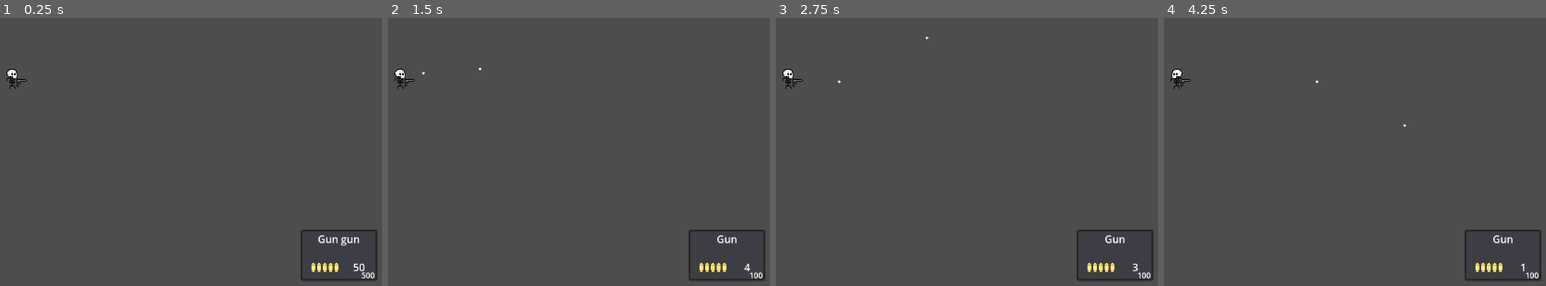
Above: before the commit, frames 1-4 (left to right).
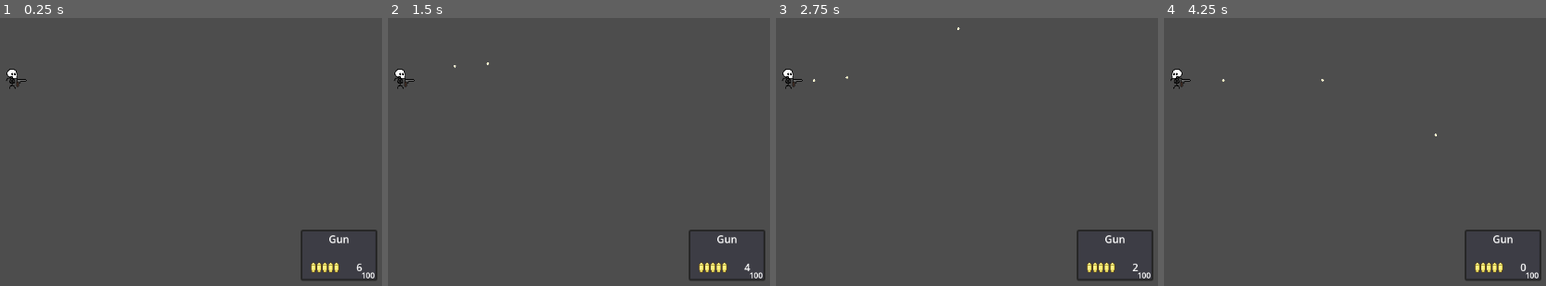
Above: after the commit, the same moments.

Repository: Matobro/bulletskeles
Game: Godot game, scene res://Characters/Player/Player.tscn
Two runs of this game, one before a commit and one after it. Both use one fixed random seed, a clock stepped at 60 frames per second and the inputs below. The project has no main scene, so this scene is started directly.
Inputs (mouse positions are in pixels of both pictures, inside the frame that each line leads up to):
- Up to frame 1 (0.25 s): no input
- Up to frame 2 (1.5 s): tap Enter at 0.5 s; move the mouse to (563, 58) at 0.52 s; press the mouse at (563, 58) at 0.53 s; hold D (right) 0.53-1.28 s; tap Space at 1.25 s; move the mouse to (outside the picture) at 1.27 s; release the mouse at (outside the picture) at 1.28 s; hold S (down) from 1.28 s (still down); click (outside the picture) at 1.35 s
- Up to frame 3 (2.75 s): tap Enter at 2 s; move the mouse to (outside the picture) at 2.02 s; release S (down) at 2.03 s; press the mouse at (outside the picture) at 2.03 s; hold D (right) from 2.03 s (still down)
- Up to frame 4 (4.25 s): tap Space at 2.75 s; move the mouse to (outside the picture) at 2.77 s; release D (right) at 2.78 s; release the mouse at (outside the picture) at 2.78 s; hold W (up) 2.78-3.53 s; click (outside the picture) at 2.85 s; tap Enter at 3.5 s; move the mouse to (1397, 141) at 3.52 s; press the mouse at (1397, 141) at 3.53 s; hold A (left) from 3.53 s (still down)

The runs differ from the first frame. In frame 1, 0.3% of the frame differs, in the area x 83-96%, y 81-98%; in frame 2, less than 0.1%; in frame 3, less than 0.1%; in frame 4, less than 0.1%.

Commit message:
+smg +shotgun

Diff:
--- a/Characters/Player/Player.gd
+++ b/Characters/Player/Player.gd
@@ -14,11 +14,22 @@
 func _ready():
 	setup_player()
 	add_test_gun()
+	update_weapon_ui()
 
 func add_test_gun():
 	inventory.append({
 		"scene": preload("res://Weapons/Gun.tscn"),
 		"stats": preload("res://WeaponStats/Gun.tres")
+	})
+
+	inventory.append({
+		"scene": preload("res://Weapons/Smg.tscn"),
+		"stats": preload("res://WeaponStats/Smg.tres")
+	})
+
+	inventory.append({
+		"scene": preload("res://Weapons/Shotgun.tscn"),
+		"stats": preload("res://WeaponStats/Shotgun.tres")
 	})
 
 	equip_weapon(0)
@@ -32,11 +43,15 @@
 
 	weapon_ui = $CanvasLayer/UI/WeaponPanel
 
+func change_weapon(dir):
+	if inventory.size() <= 1: return
+
+	var temp_index = (current_index + dir) % inventory.size()
+
+	equip_weapon(temp_index)
+
 func equip_weapon(index: int):
 	if current_weapon:
-		if is_connected("ammo_changed", update_weapon_ui()):
-			disconnect("ammo_changed", update_weapon_ui())
-
 		current_weapon.queue_free()
 
 	current_index = index
@@ -45,11 +60,13 @@
 
 	current_weapon = data["scene"].instantiate()
 	current_weapon.stats = data["stats"]
+	current_weapon.setup_weapon()
 
 	$Player/WeaponSlot.add_child(current_weapon)
 	current_weapon.position = $Player/WeaponPoint.position
 
 	current_weapon.player = self
+	update_weapon_ui()
 
 func update_weapon_ui():
 	weapon_ui.update_weapon(current_weapon)
--- a/Characters/Player/PlayerInput.gd
+++ b/Characters/Player/PlayerInput.gd
@@ -6,6 +6,10 @@
 
 func initialize_input(player_ref):
 	player = player_ref
+
+func _process(_delta):
+	if Input.is_action_pressed("shoot"):
+		player.current_weapon.call_shoot()
 
 func _input(event):
 	if !player.current_weapon: return
@@ -23,5 +27,7 @@
 		else:
 			player.current_weapon.scale.y = 1
 
-	if event.is_action_pressed("shoot"):
-		player.current_weapon.call_shoot()
+	if event.is_action_pressed("l1"):
+		player.change_weapon(-1)
+	if event.is_action_pressed("r1"):
+		player.change_weapon(1)
--- a/UI/WeaponUI.gd
+++ b/UI/WeaponUI.gd
@@ -23,7 +23,7 @@
     update_magazine()
 
 func update_name():
-    weapon_text.text = weapon.name
+    weapon_text.text = weapon_stats.weapon_name
 
 func update_ammo():
     ammo_text.text = str(weapon_stats.ammo)
--- a/WeaponStats/Gun.tres
+++ b/WeaponStats/Gun.tres
@@ -5,6 +5,8 @@
 
 [resource]
 script = ExtResource("1_5gamc")
+fire_rate = 0.5
+spread = 5.0
 bullet_speed = 200.0
 projectile_scene = ExtResource("1_ox3k6")
 metadata/_custom_type_script = "uid://bwaghql1aw5m"
--- /dev/null
+++ b/WeaponStats/Shotgun.tres
@@ -0,0 +1,18 @@
+[gd_resource type="Resource" script_class="WeaponStats" load_steps=3 format=3 uid="uid://f0kip74j05wm"]
+
+[ext_resource type="PackedScene" uid="uid://jf3ftxkv07yb" path="res://Projectiles/Bullet.tscn" id="1_bnfw7"]
+[ext_resource type="Script" uid="uid://bwaghql1aw5m" path="res://Weapons/Data/WeaponStats.gd" id="1_gj8s7"]
+
+[resource]
+script = ExtResource("1_gj8s7")
+weapon_name = "Shotgun"
+fire_rate = 0.5
+projectiles = 3
+bullet_usage = 3
+magazine_size = 3
+current_magazine = 3
+reload_time = 0.5
+spread = 20.0
+bullet_speed = 350.0
+projectile_scene = ExtResource("1_bnfw7")
+metadata/_custom_type_script = "uid://bwaghql1aw5m"
--- /dev/null
+++ b/WeaponStats/Smg.tres
@@ -0,0 +1,15 @@
+[gd_resource type="Resource" script_class="WeaponStats" load_steps=3 format=3 uid="uid://bk5yj516r1on3"]
+
+[ext_resource type="PackedScene" uid="uid://jf3ftxkv07yb" path="res://Projectiles/Bullet.tscn" id="1_5ivpq"]
+[ext_resource type="Script" uid="uid://bwaghql1aw5m" path="res://Weapons/Data/WeaponStats.gd" id="1_ncgc6"]
+
+[resource]
+script = ExtResource("1_ncgc6")
+weapon_name = "Uzi"
+magazine_size = 12
+current_magazine = 12
+reload_time = 2.0
+spread = 15.0
+bullet_speed = 250.0
+projectile_scene = ExtResource("1_5ivpq")
+metadata/_custom_type_script = "uid://bwaghql1aw5m"
--- a/Weapons/Data/Weapon.gd
+++ b/Weapons/Data/Weapon.gd
@@ -2,6 +2,7 @@
 
 class_name Weapon
 
+var barrel
 var stats: WeaponStats
 var player: Player
 
@@ -9,6 +10,10 @@
 var _cooldown_timer = 0.0
 var _reload_timer = 0.0
 var _reloading: bool = false
+
+func setup_weapon():
+	barrel = $Barrel
+	cooldown = stats.fire_rate
 
 func _process(delta: float) -> void:
 	if _cooldown_timer > 0.0:
@@ -70,9 +75,13 @@
 #overridden per weapon - i think idk fsajiofsajoifsajhinp
 ## Execute shoot
 func shoot():
-	var bullet = stats.projectile_scene.instantiate()
-	bullet.global_position = global_position
+	for i in range(stats.projectiles):
+		var bullet = stats.projectile_scene.instantiate()
 
-	get_tree().current_scene.add_child(bullet)
-	var direction = Vector2.RIGHT.rotated(rotation)
-	bullet.velocity = direction * stats.bullet_speed
+		var spread = deg_to_rad(stats.spread)
+		var rng_offset = randf_range(-spread, spread)
+		bullet.global_position = barrel.global_position
+
+		get_tree().current_scene.add_child(bullet)
+		var direction = Vector2.RIGHT.rotated(rotation + rng_offset)
+		bullet.velocity = direction * stats.bullet_speed
--- a/Weapons/Data/WeaponStats.gd
+++ b/Weapons/Data/WeaponStats.gd
@@ -2,6 +2,7 @@
 
 class_name WeaponStats
 
+@export var weapon_name: String = "Gun"
 @export var damage: int = 1
 @export var fire_rate: float = 0.1
 @export var projectiles: int = 1
--- a/Weapons/Gun.tscn
+++ b/Weapons/Gun.tscn
@@ -1,7 +1,7 @@
 [gd_scene load_steps=3 format=3 uid="uid://10j3ge0norsv"]
 
 [ext_resource type="Script" uid="uid://bop45h4ntp3gv" path="res://Weapons/Data/Weapon.gd" id="1_2qy3u"]
-[ext_resource type="Texture2D" uid="uid://bfdjdncjb33br" path="res://Weapons/Gun/gun.png" id="1_e45m5"]
+[ext_resource type="Texture2D" uid="uid://bfdjdncjb33br" path="res://Weapons/gun.png" id="1_e45m5"]
 
 [node name="Gun" type="Node2D"]
 script = ExtResource("1_2qy3u")
@@ -9,3 +9,6 @@
 [node name="Sprite2D" type="Sprite2D" parent="."]
 texture = ExtResource("1_e45m5")
 offset = Vector2(5.47, 3.525)
+
+[node name="Barrel" type="Marker2D" parent="."]
+position = Vector2(14, -3)
--- /dev/null
+++ b/Weapons/Shotgun.tscn
@@ -0,0 +1,14 @@
+[gd_scene load_steps=3 format=3 uid="uid://c7qkpba5mt125"]
+
+[ext_resource type="Script" uid="uid://bop45h4ntp3gv" path="res://Weapons/Data/Weapon.gd" id="1_jhuvs"]
+[ext_resource type="Texture2D" uid="uid://dl0kv0n2oqifq" path="res://Weapons/Shotgun.png" id="2_jhuvs"]
+
+[node name="Gun" type="Node2D"]
+script = ExtResource("1_jhuvs")
+
+[node name="Sprite2D" type="Sprite2D" parent="."]
+texture = ExtResource("2_jhuvs")
+offset = Vector2(5.47, 3.525)
+
+[node name="Barrel" type="Marker2D" parent="."]
+position = Vector2(22, 0)
--- /dev/null
+++ b/Weapons/Smg.tscn
@@ -0,0 +1,14 @@
+[gd_scene load_steps=3 format=3 uid="uid://cbfe1kfpee3up"]
+
+[ext_resource type="Script" uid="uid://bop45h4ntp3gv" path="res://Weapons/Data/Weapon.gd" id="1_inm8m"]
+[ext_resource type="Texture2D" uid="uid://bahmhk37m1wyc" path="res://Weapons/Smg.png" id="2_inm8m"]
+
+[node name="Gun" type="Node2D"]
+script = ExtResource("1_inm8m")
+
+[node name="Sprite2D" type="Sprite2D" parent="."]
+texture = ExtResource("2_inm8m")
+offset = Vector2(5.47, 3.525)
+
+[node name="Barrel" type="Marker2D" parent="."]
+position = Vector2(14, -2)
--- a/project.godot
+++ b/project.godot
@@ -69,6 +69,26 @@
 "events": [Object(InputEventJoypadMotion,"resource_local_to_scene":false,"resource_name":"","device":-1,"axis":2,"axis_value":1.0,"script":null)
 ]
 }
+l1={
+"deadzone": 0.2,
+"events": [Object(InputEventJoypadButton,"resource_local_to_scene":false,"resource_name":"","device":-1,"button_index":9,"pressure":0.0,"pressed":true,"script":null)
+]
+}
+r1={
+"deadzone": 0.2,
+"events": [Object(InputEventJoypadButton,"resource_local_to_scene":false,"resource_name":"","device":-1,"button_index":10,"pressure":0.0,"pressed":true,"script":null)
+]
+}
+l2={
+"deadzone": 0.2,
+"events": [Object(InputEventJoypadMotion,"resource_local_to_scene":false,"resource_name":"","device":-1,"axis":4,"axis_value":1.0,"script":null)
+]
+}
+r2={
+"deadzone": 0.2,
+"events": [Object(InputEventJoypadMotion,"resource_local_to_scene":false,"resource_name":"","device":-1,"axis":5,"axis_value":1.0,"script":null)
+]
+}
 
 [layer_names]
 
Binary file added: Weapons/Shotgun.png
Not shown, changed: Weapons/Shotgun.png.import
Binary file added: Weapons/Smg.png
Not shown, added: Weapons/Smg.png.import
Renamed: Weapons/Gun/gun.png -> Weapons/gun.png
Not shown, added: Weapons/gun.png.import
